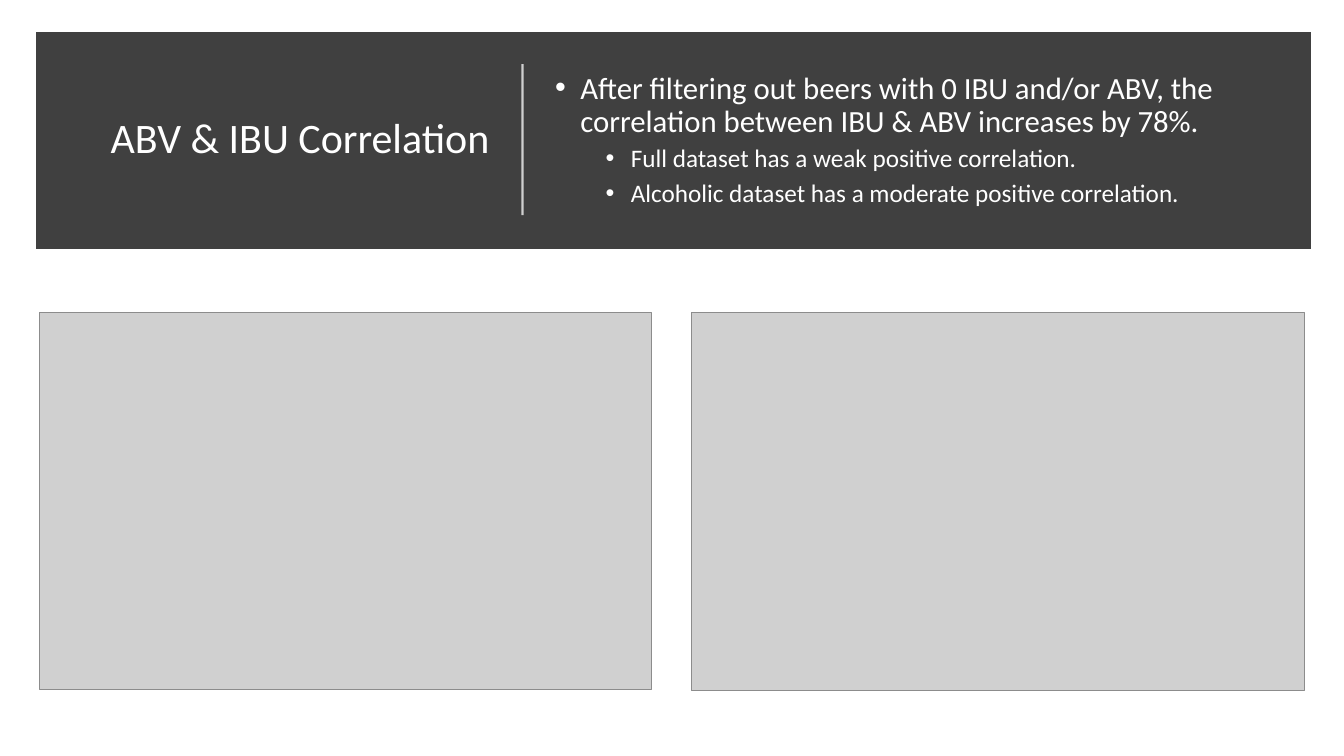
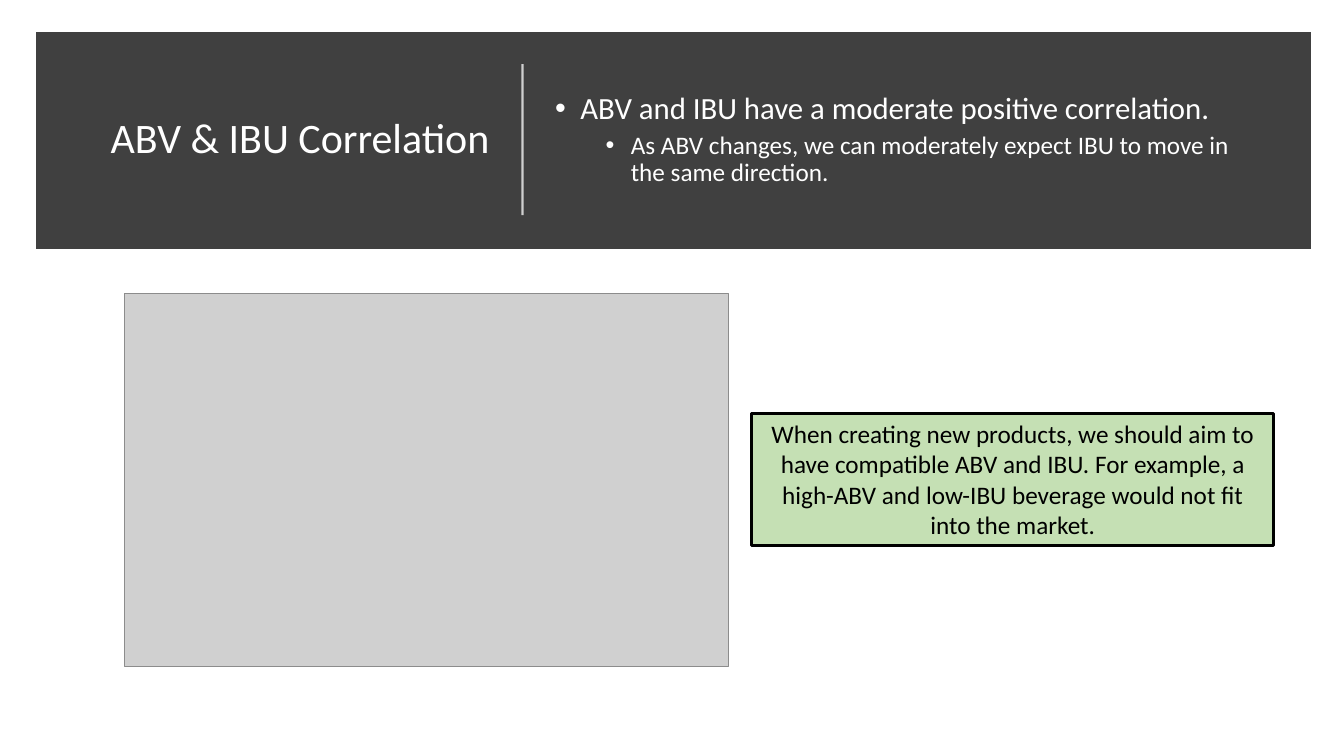
Before and after one commit to ericlaigaie/Case-Study-01, a slide deck: slide 8 of EDA_Presentation - AL.pptx (slide 9 before the commit). Drawn at 1344x756 pixels with LibreOffice and Linux fonts; fonts in the diff are those of the drawing; grey boxes stand for pictures. Boxes give left, top, right and bottom in pixels: in the first picture for what was removed or moved away, otherwise in the second. Text is boxed around its words. In the diff, an @@ line names an element or a change of style, - is before the commit and + after.

```diff
--- a/EDA_Presentation - AL.pptx
+++ b/EDA_Presentation - AL.pptx
@@ text at (580,97,1228,181): text changed @@
-• After filtering out beers with 0 IBU and/or ABV, the correlation between IBU & ABV increases by 78%.
-  • Full dataset has a weak positive correlation.
-  • Alcoholic dataset has a moderate positive correlation.
+• ABV and IBU have a moderate positive correlation.
+  • As ABV changes, we can moderately expect IBU to move in the same direction.
@@ picture: place and size @@
-picture at (39,313,651,691)
+picture at (124,293,728,666)
@@ picture removed at (692,313,1305,691) @@
@@ rectangle added at (752,413,1274,545), fill #C5E0B4, outline #000000 2.25 pt, 18 pt, text #000000 @@
+When creating new products, we should aim to have compatible ABV and IBU. For example, a high-ABV and low-IBU beverage would not fit into the market.
```
Also in this commit, not shown: 3 other slides changed, 9 slides added, 4 slides removed.
